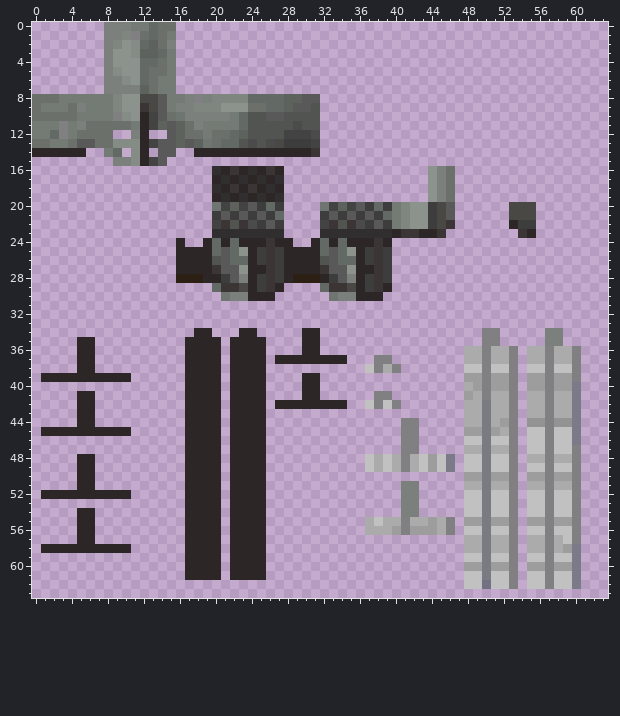
Edited in one commit: pixel-art sprite (3darmour/wings.png). Above: the version before the commit.
The file is 64x64 pixels. Colours within 5 levels of each other are drawn and written as one.
Once edited:
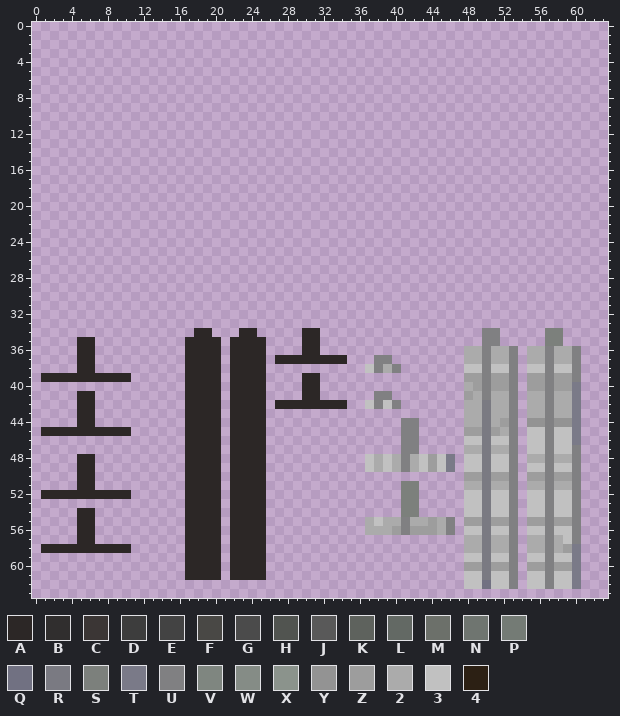
Palette (. is transparent): A #2c2726  B #302e2e  C #3b3635  D #3d3d3d  E #434343  F #494845  G #4b4b4b  H #515450  J #595959  K #5e625d  L #636964  M #6c706a  N #6f7570  P #747b75  Q #717182  R #7a7a82  S #7c807c  T #7a7a88  U #808082  V #7f8680  W #858c86  X #8b938c  Y #939393  Z #9d9d9d  2 #ababab  3 #c1c1c1  4 #2c2014
Changes in this commit:
Changed rows in their new state; - is an unchanged pixel.
first column x 0:
 0 --------........----------------------------------------
 1 --------........----------------------------------------
 2 --------........----------------------------------------
 3 --------........----------------------------------------
 4 --------........----------------------------------------
 5 --------........----------------------------------------
 6 --------........----------------------------------------
 7 --------........----------------------------------------
 8 ................................------------------------
 9 ................................------------------------
10 ................................------------------------
11 ................................------------------------
12 .........--..--.................------------------------
13 ................................------------------------
14 ......--..-..-..--..............------------------------
15 ---------......-----------------------------------------
16 --------------------........----------------...---------
17 --------------------........----------------...---------
18 --------------------........----------------...---------
19 --------------------........----------------...---------
20 --------------------........----...............------...
21 --------------------........----...............------...
22 --------------------........----...............------...
23 --------------------........----..............--------..
24 ----------------.--..........--.........----------------
25 ----------------........................----------------
26 ----------------........................----------------
27 ----------------........................----------------
28 ----------------........................----------------
29 --------------------........----........----------------
30 ---------------------......------......-----------------
Where, in picture pixels (left, top, right, bottom), the same in both pictures:
erased: (32, 22, 455, 301)
erased: (509, 202, 536, 238)
